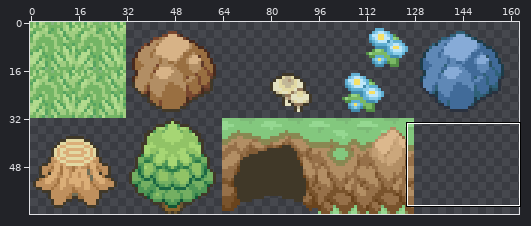
Sprite sheet: res/ground.png. The first picture is a wide view before the edit; the outline marks the close-up.
Close-up. Old version:
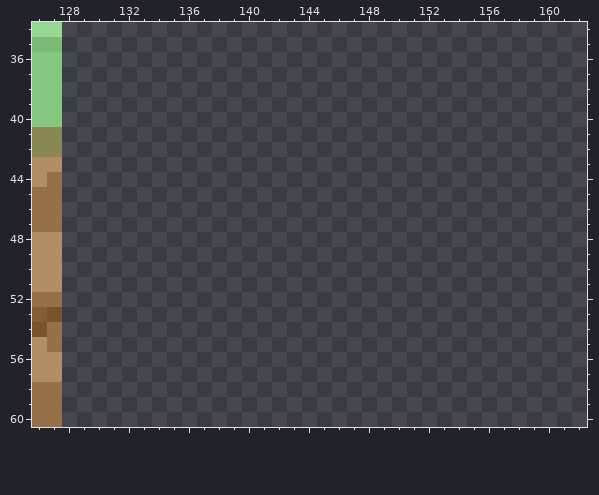
The file is 256x64 pixels. Colours within 5 levels of each other are drawn and written as one. Shown: x 126..162, y 34..60. The wide view leaves out empty margins.
After:
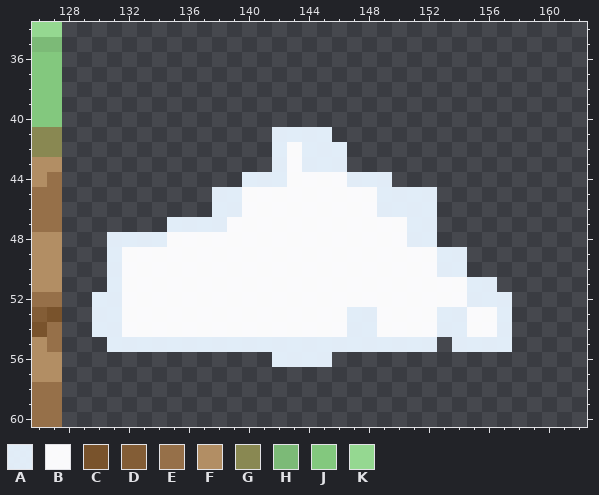
Palette (. is transparent): A #e4f0fbfa  B #fefefffa  C #79532c  D #835d36  E #967049  F #b28e64  G #898852  H #7cba77  J #83c87e  K #95d891
The edit:
There is now colour A in row 41 at x 142 to 145; in rows 42 to 43 at x 142 and 144 to 146; in row 44 at x 140 to 142 and 147 to 149; in rows 45 to 46 at x 138 to 139 and 149 to 152; in row 47 at x 135 to 138 and 151 to 152; in row 48 at x 131 to 134 and 151 to 152.
There is now colour A in rows 49 to 50 at x 131 and 153 to 154; in row 51 at x 131 and 155 to 156; in row 52 at x 130 to 131 and 155 to 157; in rows 53 to 54 at x 130 to 131, 147 to 148, 153 to 154 and 157; in row 55 at x 131 to 152 and 154 to 157; in row 56 at x 142 to 145.
There is now colour B in rows 42 to 43 at x 143; in row 44 at x 143 to 146; in rows 45 to 46 at x 140 to 148; in row 47 at x 139 to 150; in row 48 at x 135 to 150; in rows 49 to 50 at x 132 to 152.
There is now colour B in rows 51 to 52 at x 132 to 154; in rows 53 to 54 at x 132 to 146, 149 to 152 and 155 to 156.
Boxes around the changes in both close-ups, in picture pixels (x1, y1, x2, y2):
added: (92, 127, 512, 367)
